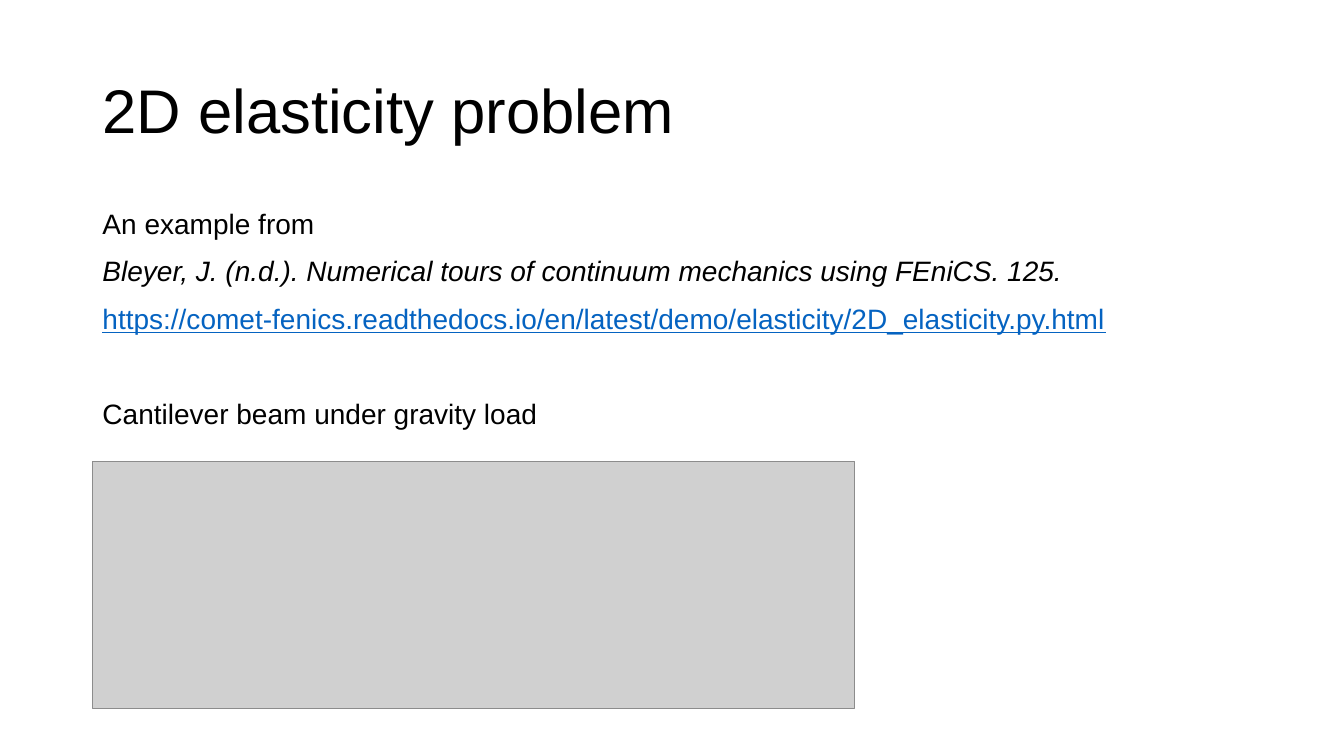
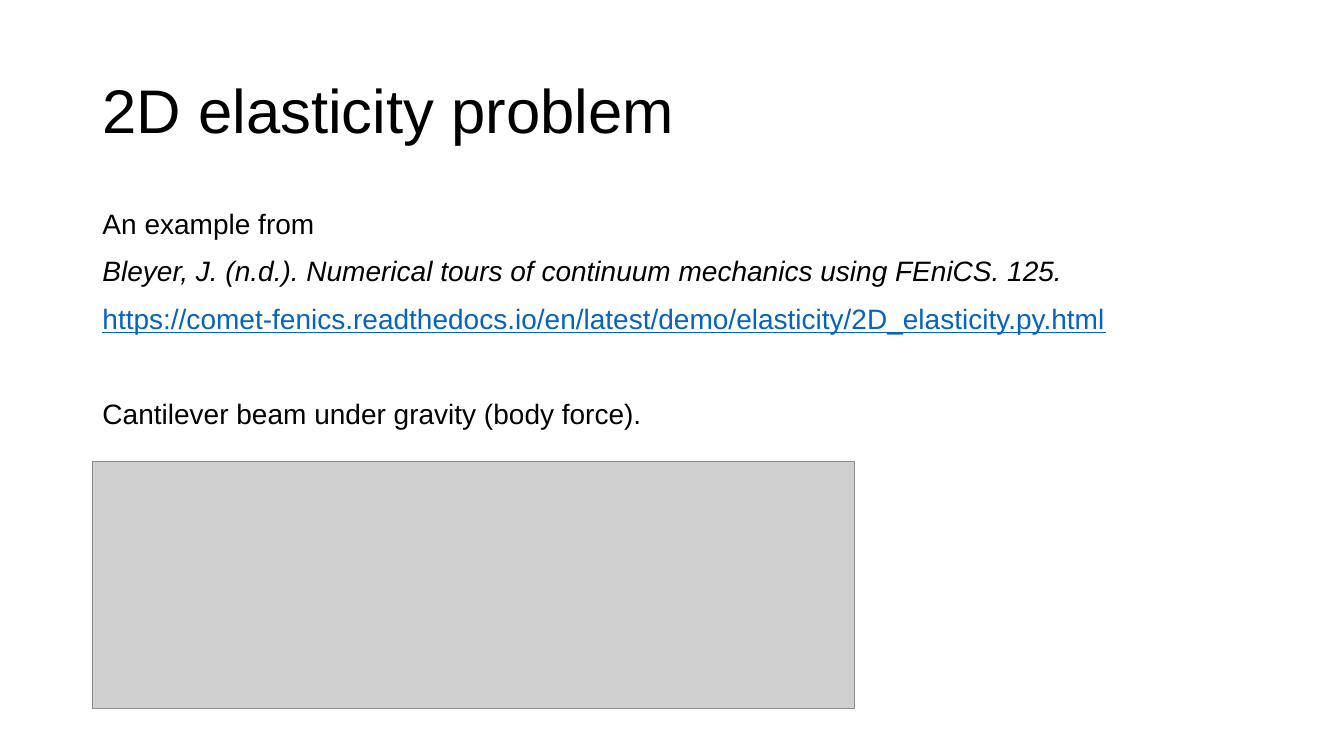
Before and after one commit to YuxiangGao0321/FEniCS_tutorial_2023, a slide deck: slide 9 of Mesh generation and coding in FEniCS.pptx. Drawn at 1344x756 pixels with LibreOffice and Linux fonts; fonts in the diff are those of the drawing; grey boxes stand for pictures. Boxes give left, top, right and bottom in pixels: in the first picture for what was removed or moved away, otherwise in the second. Text is boxed around its words. In the diff, an @@ line names an element or a change of style, - is before the commit and + after.

```diff
--- a/Mesh generation and coding in FEniCS.pptx
+++ b/Mesh generation and coding in FEniCS.pptx
@@ text at [102, 403, 641, 429]: text changed @@
-Cantilever beam under gravity load
+Cantilever beam under gravity (body force).
```
Also in this commit, not shown: 2 other slides changed.
